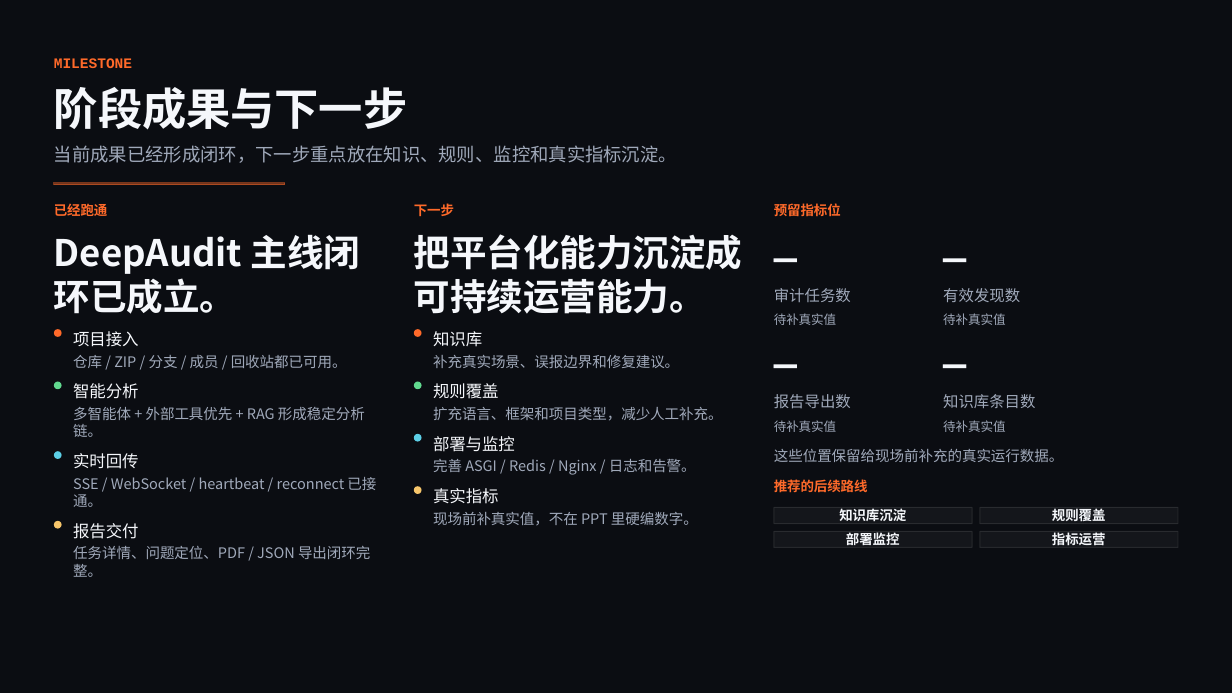
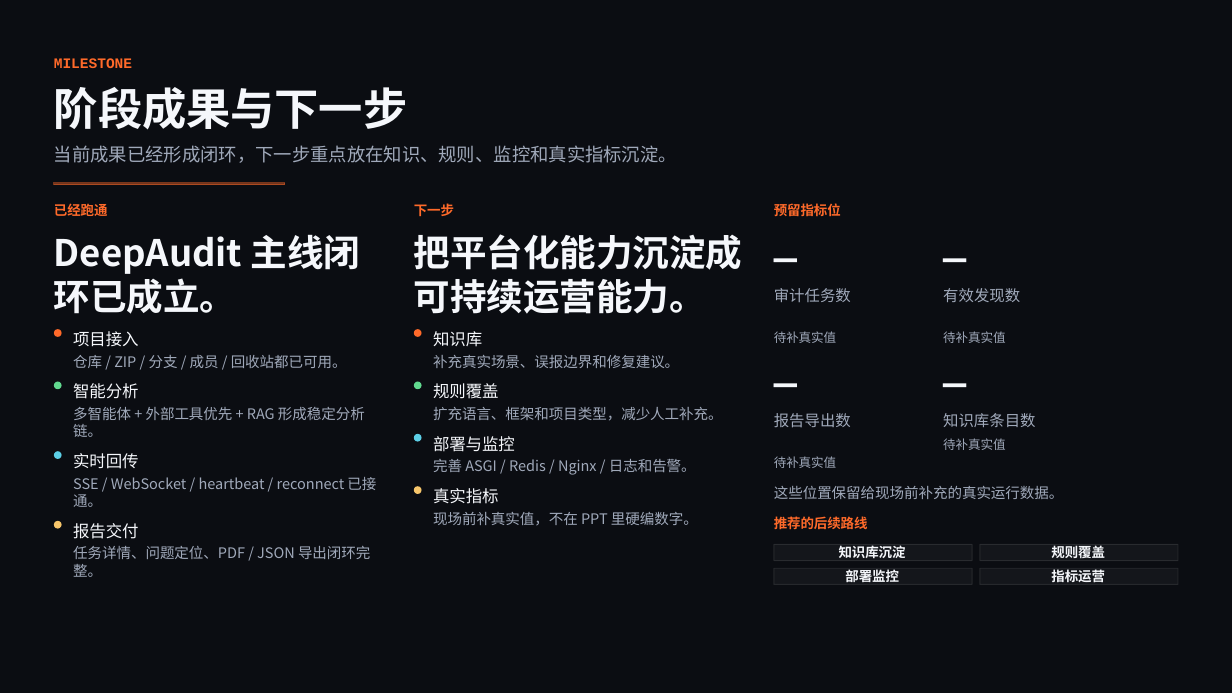
Before and after one commit to zrqg-znb/Focus_Admin, a slide deck: slide 10 of tmp/presentations/deepaudit-report/output/output.pptx. Drawn at 1232x693 pixels with LibreOffice and Linux fonts; fonts in the diff are those of the drawing. Boxes give left, top, right and bottom in pixels: in the first picture for what was removed or moved away, otherwise in the second. Text is boxed around its words. In the diff, an @@ line names an element or a change of style, - is before the commit and + after.

Commit message:
feat(agent): 添加工作区运行时元数据和日志配置优化
- 在 Agent 任务中新增 workspace_path、cache_repo 和 last_synced_at 字段
- 实现仓库运行时元数据的序列化和反序列化功能
- 优化日志配置，区分 server 和 worker 日志输出
- 更新仓库工作区准备逻辑，持久化运行时元数据
- 在前端界面显示工作区源信息和最后同步时间戳
- 改进演示文稿中的架构说明和实现方法描述
- 添加相关单元测试验证元数据序列化功能

```diff
--- a/tmp/presentations/deepaudit-report/output/output.pptx
+++ b/tmp/presentations/deepaudit-report/output/output.pptx
@@ 6 texts moved together from (x1=774, y1=313, x2=1035, y2=432) to (x1=774, y1=331, x2=1035, y2=450) @@
@@ text "报告导出数" moved from (x1=774, y1=394, x2=851, y2=409) to (x1=774, y1=413, x2=851, y2=428) @@
@@ 7 texts, 4 rectangles moved together from (x1=774, y1=420, x2=1178, y2=547) to (x1=774, y1=456, x2=1178, y2=584) @@
```
Also in this commit, not shown: 11 other slides changed, 34 other files.
